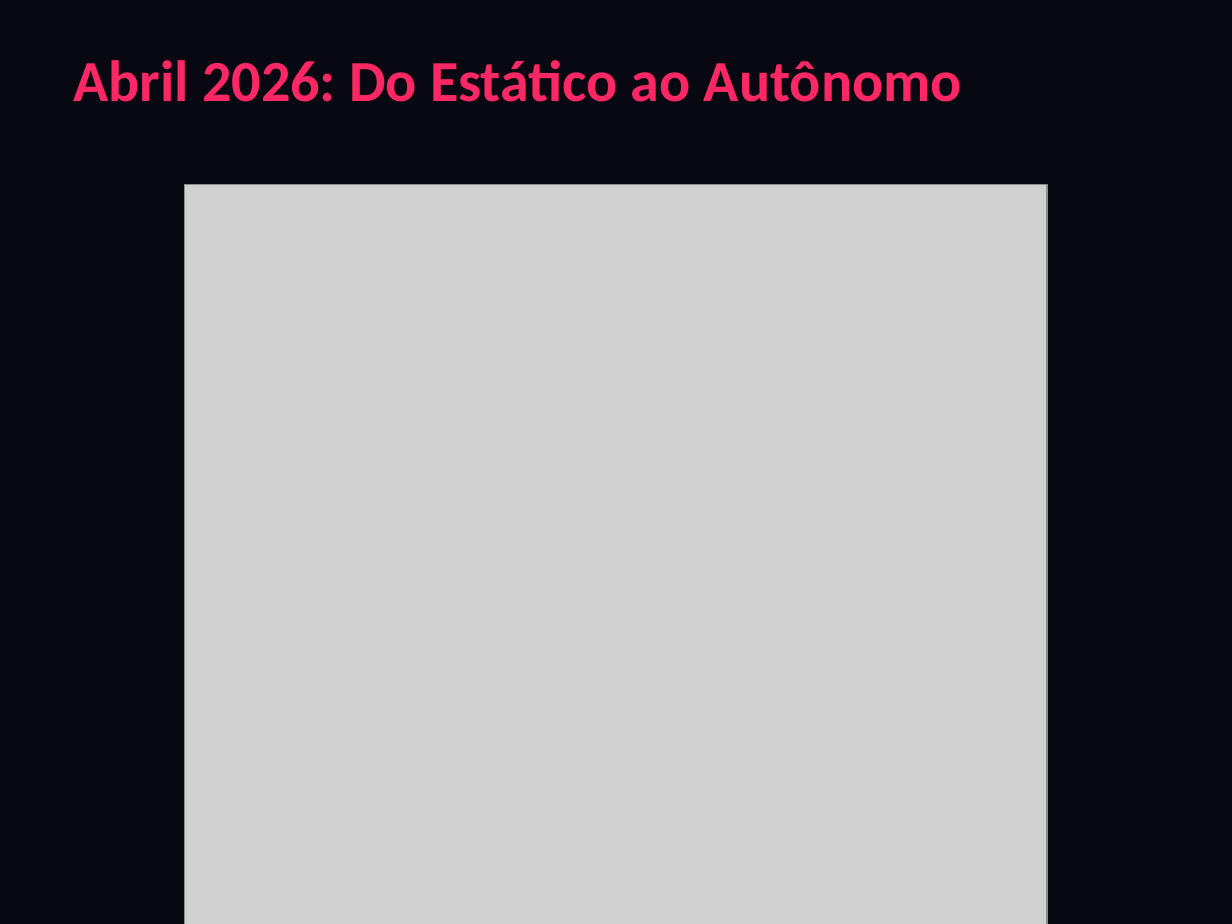
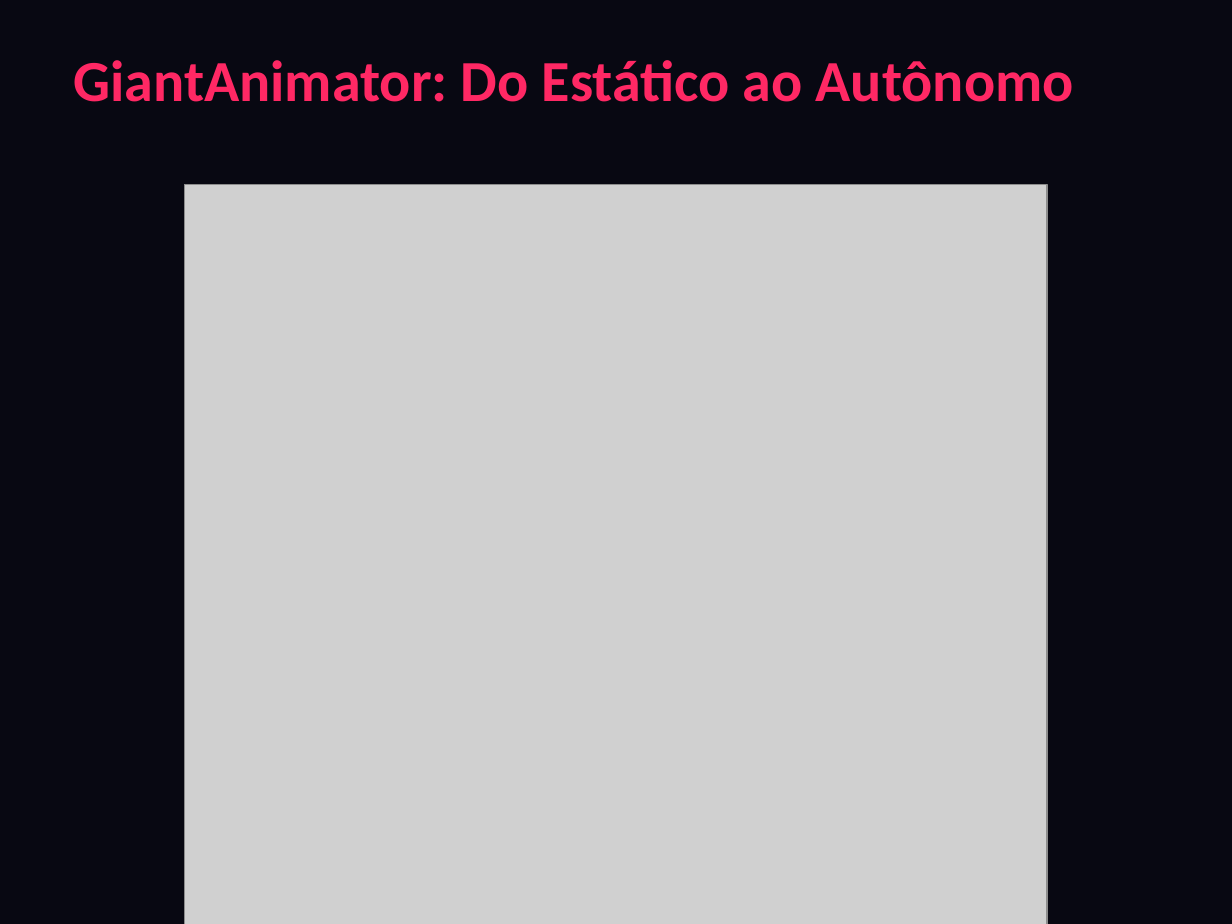
Before and after one commit to gian256-svg/GiantAnimator, a slide deck: slide 2 of GIANT_APRESENTACAO_PREMIUM.pptx. Drawn at 1232x924 pixels with LibreOffice and Linux fonts; fonts in the diff are those of the drawing; grey boxes stand for pictures. Boxes give left, top, right and bottom in pixels: in the first picture for what was removed or moved away, otherwise in the second. Text is boxed around its words. In the diff, an @@ line names an element or a change of style, - is before the commit and + after.

```diff
--- a/GIANT_APRESENTACAO_PREMIUM.pptx
+++ b/GIANT_APRESENTACAO_PREMIUM.pptx
@@ text at [74,60,1074,102]: text changed @@
-Abril 2026: Do Estático ao Autônomo
+GiantAnimator: Do Estático ao Autônomo
```
Also in this commit, not shown: 5 other slides changed, 4 slides added, 8 slides removed, 16 other files.
